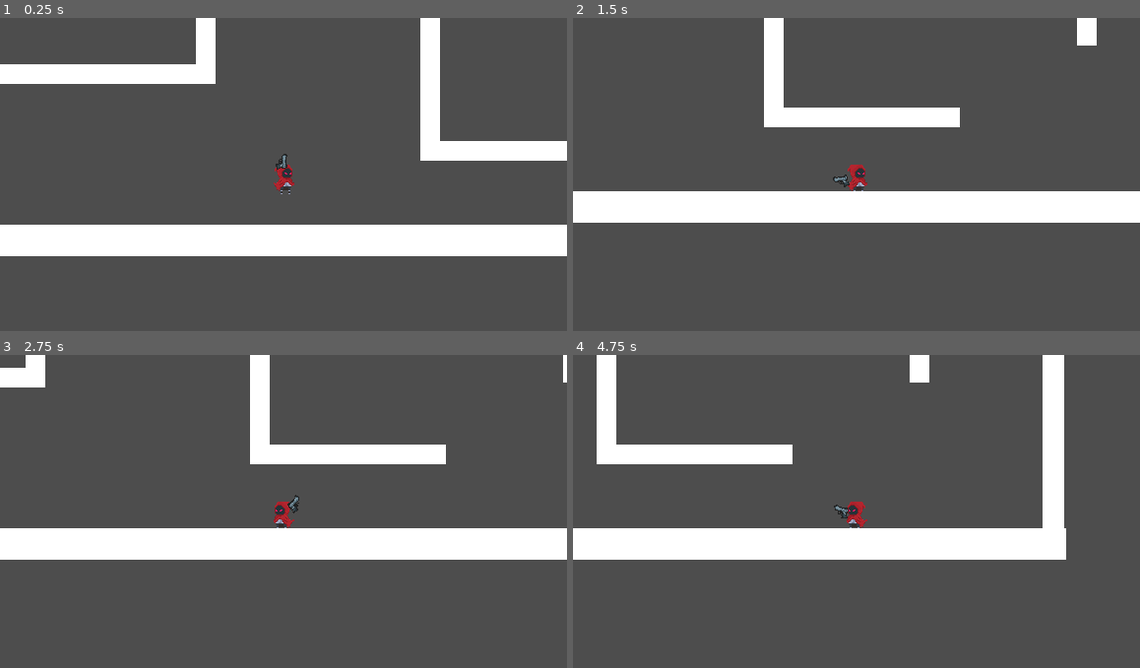
Above: before the commit, frames 1-4 (two rows, left to right).
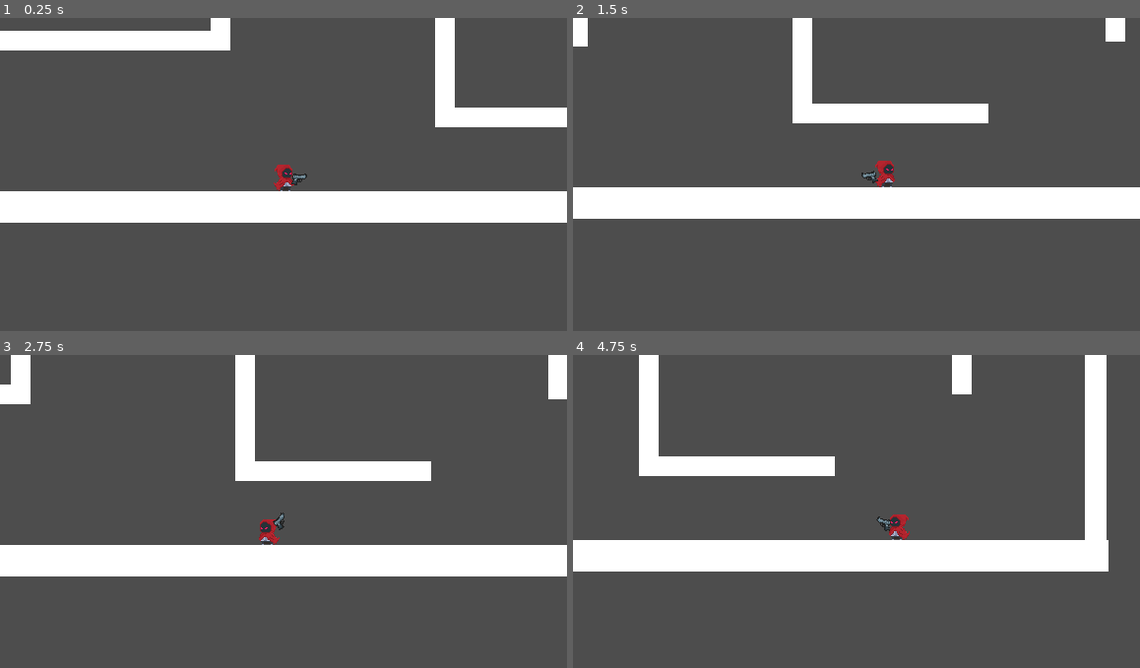
Above: after the commit, the same moments.

Repository: DevKinantan/BossRush_2024
Game: Godot game, scene res://scenes/levels/test_level.tscn
The game is run twice, just before and just after one commit, with the same random seed, the same clock (stepped at 60 frames per second) and the same inputs.
Inputs (mouse positions are in pixels of both pictures, inside the frame that each line leads up to):
- Up to frame 1 (0.25 s): no input
- Up to frame 2 (1.5 s): tap Enter (ui_accept) at 0.5, 0.77 s; move the mouse to (981, 161) at 0.52 s; hold Right (ui_right) from 0.53 s (still down); move the mouse to (743, 193) at 1.27 s
- Up to frame 3 (2.75 s): tap Enter (ui_accept) at 1.52 s; move the mouse to (340, 445) at 2.02 s; release Right (ui_right) at 2.03 s; hold Left (ui_left) from 2.03 s (still down)
- Up to frame 4 (4.75 s): move the mouse to (828, 577) at 2.77 s; release Left (ui_left) at 2.78 s; hold Right (ui_right) 2.78-4.28 s; tap Enter (ui_accept) at 3.02, 3.77, 4.52 s; move the mouse to (1026, 561) at 3.52 s; move the mouse to (686, 467) at 4.27 s; hold Left (ui_left) from 4.28 s (still down)

The runs differ from the first frame. In frame 1, 30% of the frame differs, in the area x 0-100%, y 0-77%; in frame 2, 7.1%; in frame 3, 18%; in frame 4, 18%.

Commit message:
change camera work

Diff:
--- a/project.godot
+++ b/project.godot
@@ -67,6 +67,15 @@
 ]
 }
 
+[layer_names]
+
+2d_physics/layer_1="Player"
+2d_physics/layer_2="PlayerAttack"
+2d_physics/layer_3="Enemy"
+2d_physics/layer_4="EnemyAttack"
+2d_physics/layer_5="Environment"
+2d_physics/layer_6="Projectile"
+
 [rendering]
 
 textures/canvas_textures/default_texture_filter=0
--- a/scenes/levels/test_level.tscn
+++ b/scenes/levels/test_level.tscn
@@ -19,7 +19,8 @@
 [node name="TestLevel" type="Node2D"]
 
 [node name="Player" parent="." instance=ExtResource("1_w1fdc")]
-position = Vector2(549, 552)
+position = Vector2(534, 612)
+metadata/_edit_group_ = true
 
 [node name="PlayerCamera" type="Camera2D" parent="Player"]
 script = ExtResource("2_kkvat")
@@ -179,5 +180,3 @@
 position = Vector2(588, 269)
 scale = Vector2(8, 8)
 texture = ExtResource("3_4dyjo")
-
-[connection signal="gravity_direction_changed" from="Player" to="Player/PlayerCamera" method="_on_player_gravity_direction_changed"]
--- a/scripts/PlayerCamera.gd
+++ b/scripts/PlayerCamera.gd
@@ -1,15 +1,15 @@
 extends Camera2D
 
 
-const Y_OFFSET = 100
-const X_OFFSET = 100
+@export var offset_power:float = 0.2
+
+var player: Player
 
 
-func _on_player_gravity_direction_changed(gravity_direction):
-	#return
-	var tween = create_tween()
-	if gravity_direction == Vector2.DOWN or gravity_direction == Vector2.UP:
-		tween.tween_property(self, "offset", Vector2(0, Y_OFFSET * -gravity_direction.y), 0.5)
+func _ready():
+	player = get_parent()
 
-	if gravity_direction == Vector2.LEFT or gravity_direction == Vector2.RIGHT:
-		tween.tween_property(self, "offset", Vector2(X_OFFSET * -gravity_direction.x, 0), 0.5)
+
+func _process(_delta):
+	var mouse_pos_from_player = get_global_mouse_position() - player.global_position
+	offset = mouse_pos_from_player * 0.2
